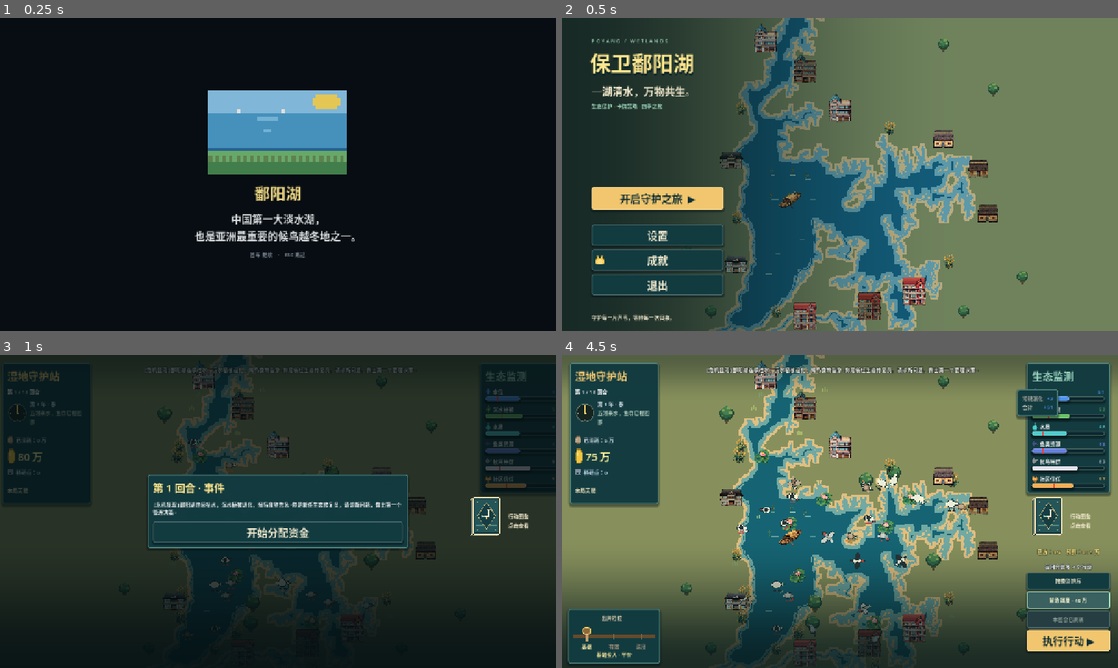
Above: before the commit, frames 1-4 (two rows, left to right).
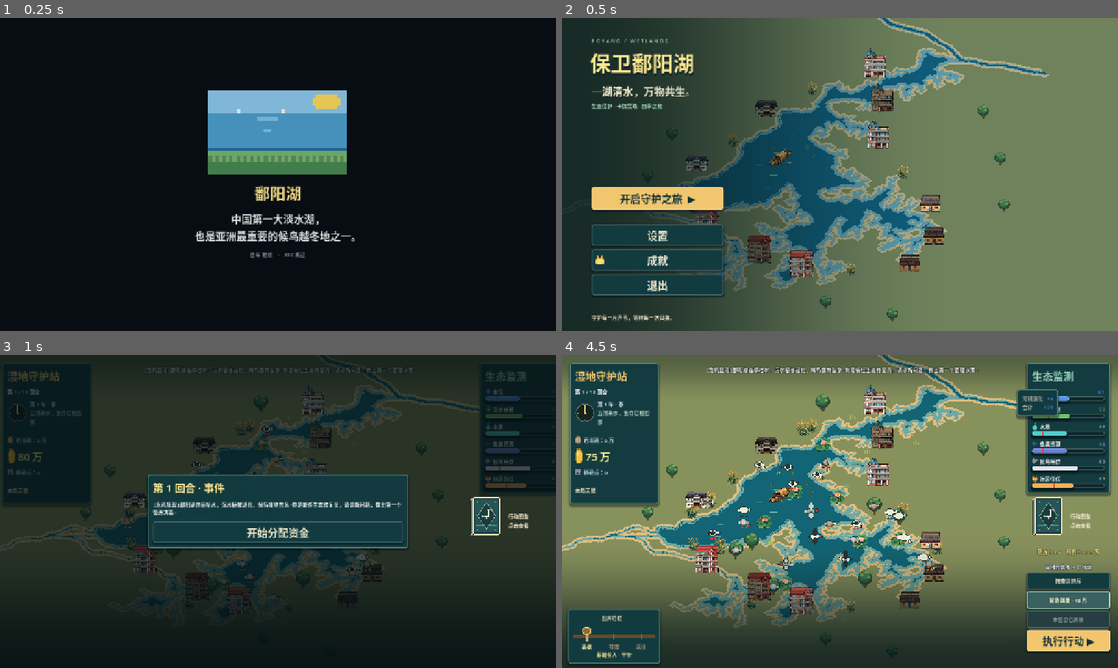
Above: after the commit, the same moments.

Repository: JoKanshin/poyanghu
Game: Godot game, scene res://tests/visual_smoke.tscn
Same seed, same stepped clock (60 frames per second), same inputs: the game is played once before the commit and once after it. This scene is started directly instead of the project's main scene. Sound files missing from this copy of the repository are replaced by a short silence.
Inputs:
- Up to frame 1 (0.25 s): no input
- Up to frame 2 (0.5 s): no input
- Up to frame 3 (1 s): click "开启守护之旅 ▶" at 0.5 s
- Up to frame 4 (4.5 s): click "按费用排序" at 1.25 s; click "紧急调度 · 40 万" at 2 s; click "刷新手牌 · 5 万" at 2.75 s; click "执行行动 ▶" at 3.5 s; click "紧急调度 · 40 万" at 4.25 s

Frame 1 is identical in both runs. In frame 2, 27% of the frame differs, in the area x 16-88%, y 0-100%; in frame 3, 7.4%; in frame 4, 28%, in the area x 0-84%, y 0-98%.
Error in both runs: Invalid type in function '_toggle_card' in base 'Node (main.gd)'. The Object-derived class of argument 1 (previously freed) is not a subclass of the expected a…

Commit message:
fix(map): use 45-degree 3D camera and keep bird sprites upright

Diff:
--- a/scripts/pixel_wetland.gd
+++ b/scripts/pixel_wetland.gd
@@ -1,9 +1,12 @@
 extends Control
-## North-up terrain map, with read-only projections of the live ecology state.
+## Orthographic 45-degree wetland view, with upright scenery and wildlife.
 ## All decorative placement is deterministic; never consume gameplay RNG.
 const LANDSCAPE := preload("res://assets/art/poyang-terrain-base.png")
 const LAND_COLOR := Color("829666")
 const MAP_ZOOM := 1.58
+const VIEW_AZIMUTH := PI / 4.0
+const VIEW_PITCH := PI / 4.0
+const GROUND_SIZE := 100.0
 const CREEPER_ART := preload("res://assets/creeper.png")
 const CREEPER_ANCHOR := Vector2(0.22, 0.27)
 const HOUSE_ART := [
@@ -66,6 +69,8 @@
 var elapsed := 0.0
 var clock_accum := 0.0
 var backdrop: TextureRect
+var terrain_viewport: SubViewport
+var map_camera: Camera3D
 var creeper_rect: TextureRect
 var water_material: ShaderMaterial
 var reduced_motion := false
@@ -105,7 +110,6 @@
 	add_child(land_margin)
 	backdrop = TextureRect.new()
 	backdrop.set_anchors_and_offsets_preset(Control.PRESET_TOP_LEFT)
-	backdrop.texture = LANDSCAPE
 	backdrop.expand_mode = TextureRect.EXPAND_IGNORE_SIZE
 	backdrop.stretch_mode = TextureRect.STRETCH_SCALE
 	backdrop.mouse_filter = Control.MOUSE_FILTER_IGNORE
@@ -132,6 +136,8 @@
 	# Share the same ecology and season tint across map land and empty margins.
 	land_margin.material = water_material
 	backdrop.material = water_material
+	_build_terrain_viewport()
+	backdrop.texture = terrain_viewport.get_texture()
 	add_child(backdrop)
 	_layout_map()
 	creeper_rect = TextureRect.new()
@@ -159,11 +165,49 @@
 	resized.connect(func(): wildlife.queue_redraw())
 	sync_state()
 
+func _build_terrain_viewport() -> void:
+	terrain_viewport = SubViewport.new()
+	terrain_viewport.name = "TerrainViewport"
+	terrain_viewport.own_world_3d = true
+	terrain_viewport.render_target_update_mode = SubViewport.UPDATE_ALWAYS
+	add_child(terrain_viewport)
+	var world := Node3D.new()
+	terrain_viewport.add_child(world)
+	var environment := WorldEnvironment.new()
+	environment.environment = Environment.new()
+	environment.environment.background_mode = Environment.BG_COLOR
+	environment.environment.background_color = LAND_COLOR
+	world.add_child(environment)
+	var ground := MeshInstance3D.new()
+	ground.name = "WetlandGround"
+	var plane := PlaneMesh.new()
+	plane.size = Vector2.ONE * GROUND_SIZE
+	ground.mesh = plane
+	var material := StandardMaterial3D.new()
+	material.shading_mode = BaseMaterial3D.SHADING_MODE_UNSHADED
+	material.texture_filter = BaseMaterial3D.TEXTURE_FILTER_NEAREST
+	material.albedo_texture = LANDSCAPE
+	ground.material_override = material
+	world.add_child(ground)
+	map_camera = Camera3D.new()
+	map_camera.name = "WetlandCamera"
+	map_camera.projection = Camera3D.PROJECTION_ORTHOGONAL
+	map_camera.keep_aspect = Camera3D.KEEP_HEIGHT
+	map_camera.position = Vector3(sin(VIEW_AZIMUTH) * cos(VIEW_PITCH),
+		sin(VIEW_PITCH), cos(VIEW_AZIMUTH) * cos(VIEW_PITCH)) * 150.0
+	world.add_child(map_camera)
+	map_camera.look_at(Vector3.ZERO, Vector3.UP)
+	map_camera.current = true
+
 func _layout_map() -> void:
-	var scale := minf(size.x / LANDSCAPE.get_width(), size.y / LANDSCAPE.get_height()) * MAP_ZOOM
-	var extent := Vector2(LANDSCAPE.get_size()) * scale
-	backdrop.position = ((size - extent) * 0.5).round()
-	backdrop.size = extent.round()
+	var viewport_size := Vector2i(maxi(1, roundi(size.x)), maxi(1, roundi(size.y)))
+	terrain_viewport.size = viewport_size
+	var aspect := float(viewport_size.x) / float(viewport_size.y)
+	var ground_width := GROUND_SIZE * (sin(VIEW_AZIMUTH) + cos(VIEW_AZIMUTH))
+	var ground_height := ground_width * sin(VIEW_PITCH)
+	map_camera.size = maxf(ground_height, ground_width / aspect) / MAP_ZOOM
+	backdrop.position = Vector2.ZERO
+	backdrop.size = Vector2(viewport_size)
 	if creeper_rect:
 		creeper_rect.size = Vector2(62, 38)
 		creeper_rect.position = _point(CREEPER_ANCHOR) - creeper_rect.size * 0.5
@@ -202,8 +246,18 @@
 	get_node("Wildlife").queue_redraw()
 
 func _point(uv: Vector2) -> Vector2:
-	# Keep habitat markers aligned with the enlarged terrain at every window size.
-	return (backdrop.position + uv * backdrop.size).round()
+	# Camera projection keeps upright screen sprites attached to the 3D ground.
+	return map_camera.unproject_position(_ground_position(uv)).round()
+
+func _ground_position(uv: Vector2) -> Vector3:
+	return Vector3((uv.x - 0.5) * GROUND_SIZE, 0.0, (uv.y - 0.5) * GROUND_SIZE)
+
+func _bird_facing(bird: Dictionary) -> float:
+	# Heading is stored in map coordinates; facing must follow screen motion.
+	var direction := Vector2.from_angle(float(bird["angle"]))
+	var center := Vector2(0.5, 0.5)
+	var screen_direction := map_camera.unproject_position(_ground_position(center + direction * 0.01)) - map_camera.unproject_position(_ground_position(center))
+	return -1.0 if screen_direction.x < -0.0001 else 1.0
 
 func _terrain_color(uv: Vector2) -> Color:
 	var x := clampi(int(uv.x * terrain_image.get_width()), 0, terrain_image.get_width() - 1)
@@ -498,7 +552,8 @@
 	var extent := Vector2(34, 34) if sprite_index != 2 else Vector2(39, 39)
 	if state == 3 or state == 5:
 		extent *= 1.2
-	# Each sprite faces right; rotate the actual frame with its travel vector.
-	c.draw_set_transform(p, float(bird["angle"]))
-	c.draw_texture_rect_region(BIRD_ACTIONS, Rect2(-extent * 0.5, extent), Rect2(frame * 32, sprite_index * 32, 32, 32))
+	# Billboard sprites remain upright: only mirror horizontally, never rotate.
+	# Anchor the feet to the habitat point instead of the middle of the body.
+	c.draw_set_transform(p, 0.0, Vector2(_bird_facing(bird), 1.0))
+	c.draw_texture_rect_region(BIRD_ACTIONS, Rect2(-extent * Vector2(0.5, 0.875), extent), Rect2(frame * 32, sprite_index * 32, 32, 32))
 	c.draw_set_transform(Vector2.ZERO)
--- a/tests/visual_smoke.gd
+++ b/tests/visual_smoke.gd
@@ -40,6 +40,12 @@
 	await close_popups()
 	await settle(1.0)
 	check(game.card_infos.size() > 0, "Starting a run must deal cards")
+	var camera: Camera3D = game.wetland.map_camera
+	check(camera.projection == Camera3D.PROJECTION_ORTHOGONAL, "Map must use a real orthographic 3D camera")
+	check(is_equal_approx(camera.position.x, camera.position.z), "Camera azimuth must be 45 degrees")
+	check(is_equal_approx(camera.position.y, Vector2(camera.position.x, camera.position.z).length()), "Camera pitch must be 45 degrees")
+	var marker := Vector2(0.4, 0.6)
+	check(game.wetland._point(marker).is_equal_approx(camera.unproject_position(game.wetland._ground_position(marker)).round()), "Habitat must match projected terrain")
 	check(game.wetland.house_sites.size() >= 12, "Village should spread around the lake")
 	for site in game.wetland.house_sites:
 		check(game.wetland._is_land(site) and game.wetland._near_water(site), "Cottage must be on near-shore land")
@@ -62,6 +68,12 @@
 	flying_bird["target"] = Vector2(0.35, 0.50)
 	game.wetland._process_birds(0.05)
 	check(absf(absf(float(flying_bird["angle"])) - PI) < 0.01, "Flying bird must face its destination")
+	check(game.wetland._bird_facing(flying_bird) == -1.0, "Bird flying screen-left must mirror horizontally")
+	for heading in [0.0, PI / 2.0, PI, -PI / 2.0]:
+		var center := Vector2(0.5, 0.5)
+		var screen_direction := camera.unproject_position(game.wetland._ground_position(center + Vector2.from_angle(heading) * 0.01)) - camera.unproject_position(game.wetland._ground_position(center))
+		var expected_facing := -1.0 if screen_direction.x < 0.0 else 1.0
+		check(game.wetland._bird_facing({"angle": heading}) == expected_facing, "Bird facing must follow projected motion")
 	for info in game.card_infos:
 		check(info.panel.size.is_equal_approx(Vector2(122, 165)), "Card footprint changed: " + str(info.panel.size))
 	check(game.end_turn_btn.get_global_rect().end.y <= get_viewport().get_visible_rect().size.y, "End turn button exceeds viewport")
Not shown, changed: docs/TERRAIN_MAP.md
